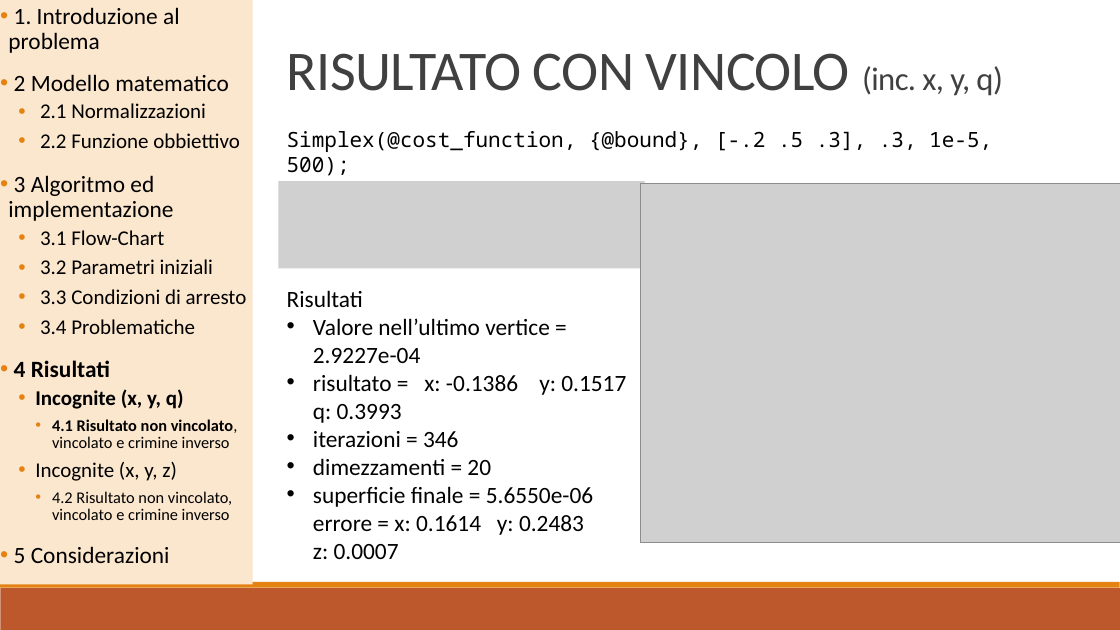
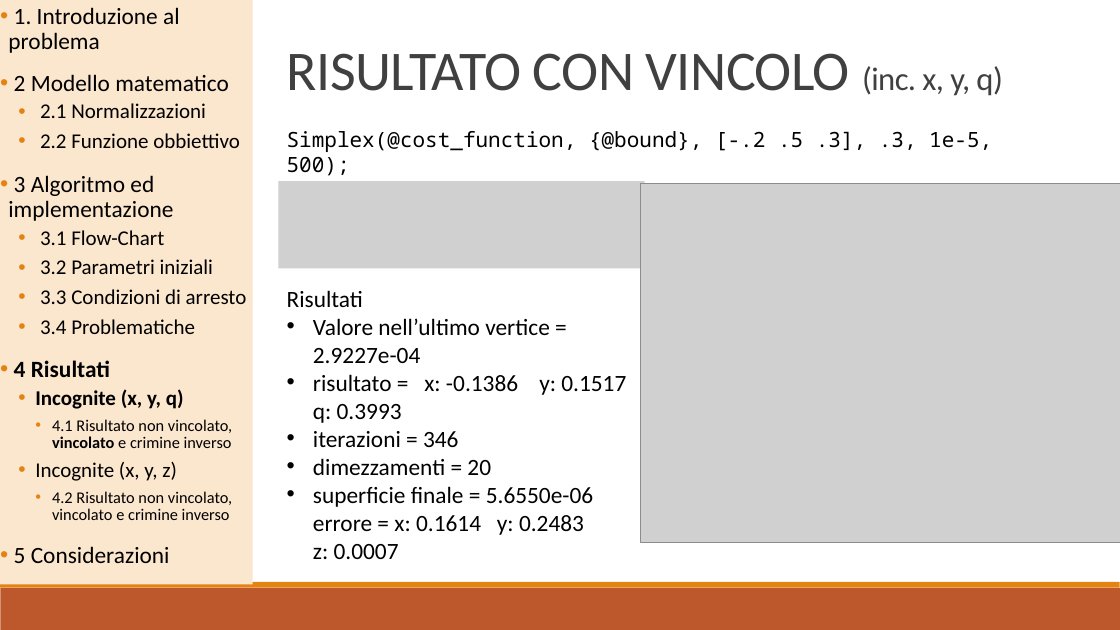
Before and after one commit to baldimario/Simplex, a slide deck: slide 16 of IDENTICAZIONE SISTEMA DI CARICHE PUNTIFORMI DA MISURE DI.pptx. Drawn at 1120x630 pixels with LibreOffice and Linux fonts; fonts in the diff are those of the drawing; grey boxes stand for pictures. Boxes give left, top, right and bottom in pixels: in the first picture for what was removed or moved away, otherwise in the second. Text is boxed around its words. In the diff, an @@ line names an element or a change of style, - is before the commit and + after.

Commit message:
grassetto
grassetto

```diff
--- a/IDENTICAZIONE SISTEMA DI CARICHE PUNTIFORMI DA MISURE DI.pptx
+++ b/IDENTICAZIONE SISTEMA DI CARICHE PUNTIFORMI DA MISURE DI.pptx
@@ text at bbox=[52, 419, 232, 448]: bold off in "4.1 Risultato non vincolato,"; bold on in "vincolato" @@
```
